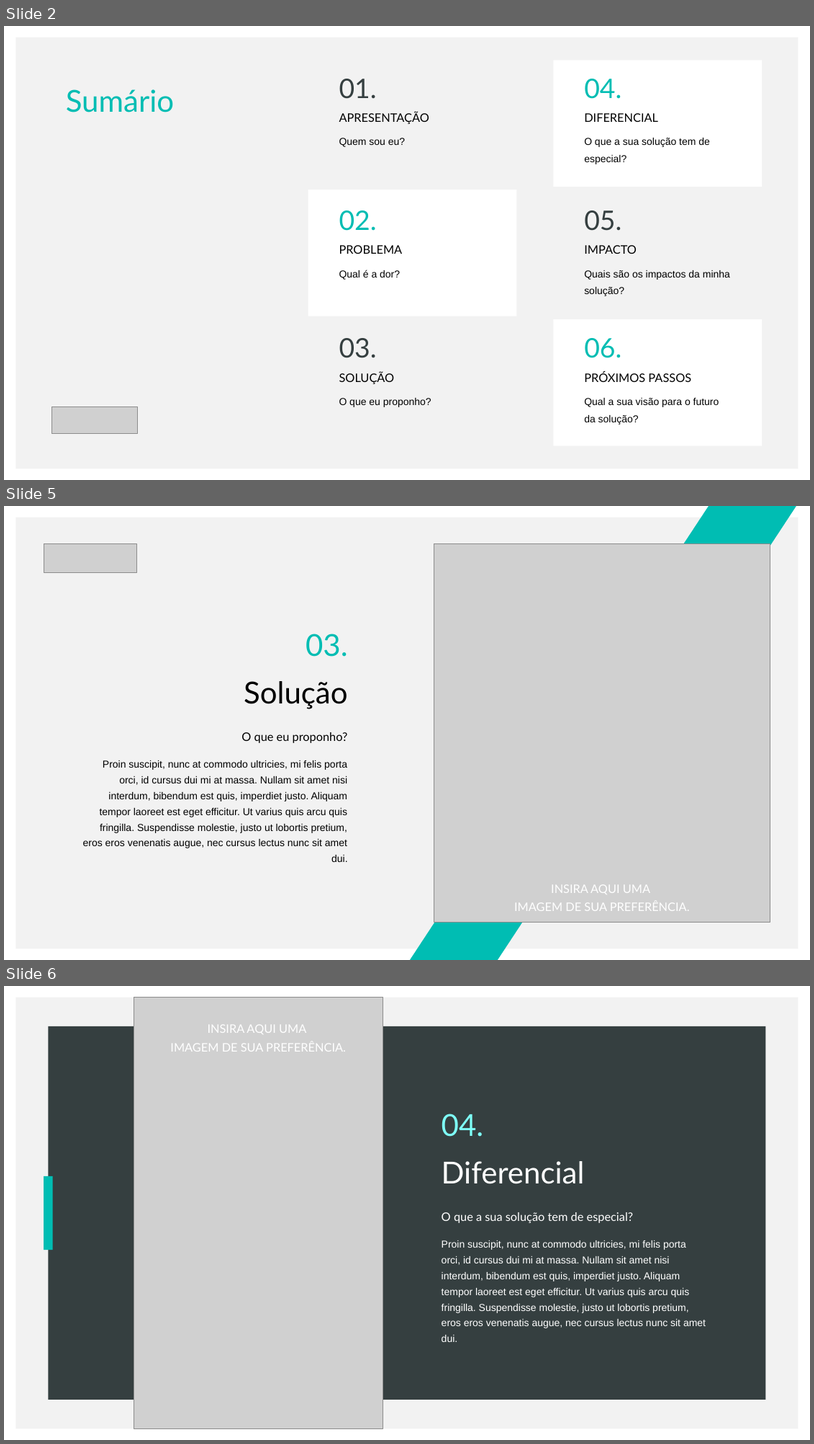
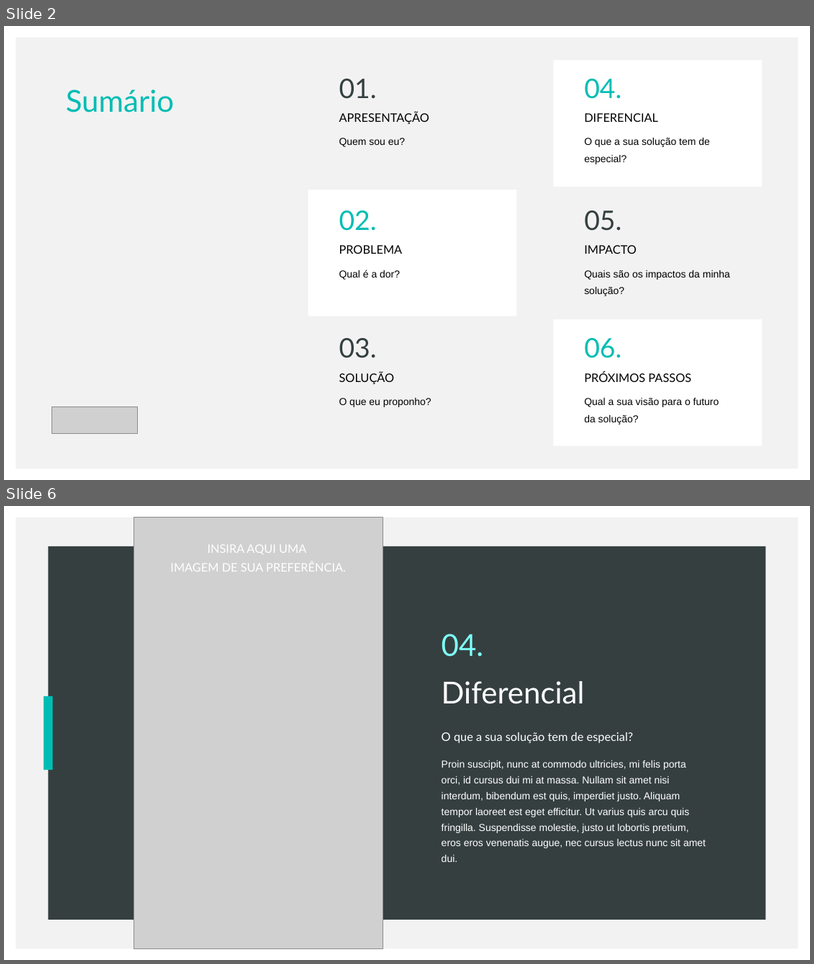
Before and after one commit to saduts/webaso, a slide deck: document/Template - Pitch.pptx. Shown one above the other, each under a label of ours: slides 2, 5 and 6 before the commit, slides 2 and 6 after it; the slides between them are not shown. The pictures are 814x1444 and 814x964 pixels, drawn with LibreOffice and Linux fonts; fonts in the diff are those of the drawing; grey boxes stand for pictures. Boxes give left, top, right and bottom in pixels: in the first picture for what was removed or moved away, otherwise in the second. Text is boxed around its words. In the diff, an @@ line names an element or a change of style, - is before the commit and + after.

```diff
--- a/document/Template - Pitch.pptx
+++ b/document/Template - Pitch.pptx
@@ slide 5 removed at (4, 506, 810, 960), background #FFFFFF; not listed: 1 template element that a slide beside it also shows @@
@@ parallelogram removed at (410, 506, 797, 960) @@
@@ picture removed at (44, 544, 136, 573) @@
@@ picture removed at (435, 544, 771, 921) @@
@@ text removed at (244, 633, 348, 709) @@
-03.
-Solução
@@ text removed at (242, 732, 348, 743) @@
-O que eu proponho?
@@ text removed at (83, 760, 348, 862) @@
-Proin suscipit, nunc at commodo ultricies, mi felis porta
-orci, id cursus dui mi at massa. Nullam sit amet nisi
-interdum, bibendum est quis, imperdiet justo. Aliquam
-tempor laoreet est eget efficitur. Ut varius quis arcu quis
-fringilla. Suspendisse molestie, justo ut lobortis pretium,
-eros eros venenatis augue, nec cursus lectus nunc sit amet
-dui.
@@ text removed at (514, 885, 690, 911) @@
-INSIRA AQUI UMA
-IMAGEM DE SUA PREFERÊNCIA.
```
Also in this commit, not shown: 1 slide changed, 3 slides added, 2 other slides removed, 1 other file.
